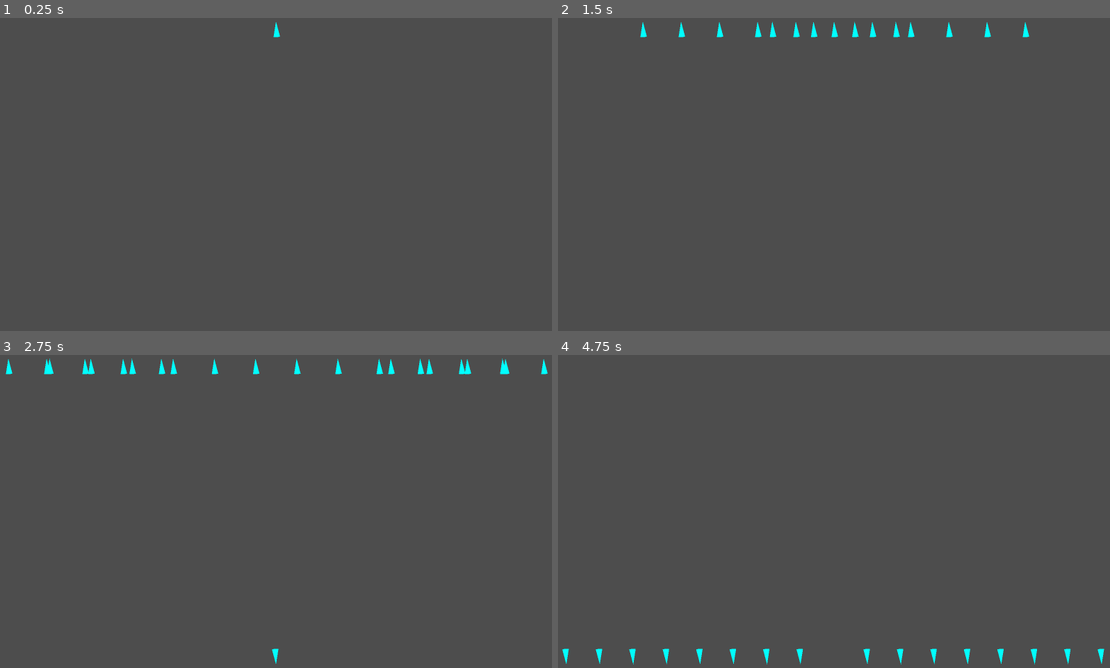
Above: before the commit, frames 1-4 (two rows, left to right).
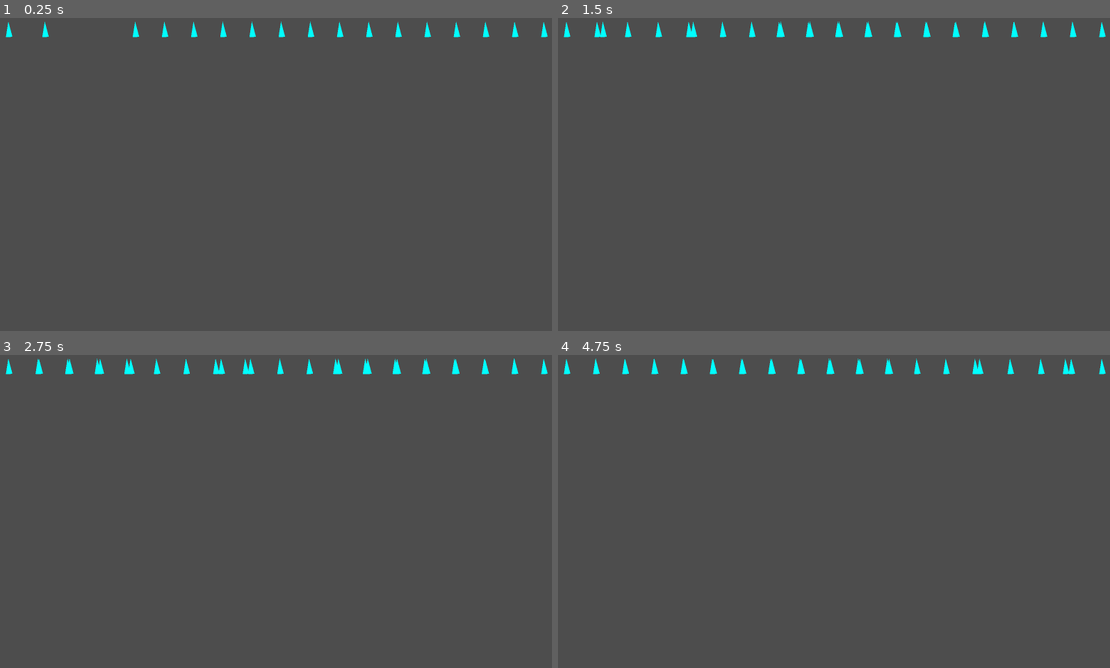
Above: after the commit, the same moments.

Repository: yancouto/psych0
Game: Godot game, scene res://runner.tscn
The game is run twice, just before and just after one commit, with the same random seed, the same clock (stepped at 60 frames per second) and the same inputs.
Inputs (mouse positions are in pixels of both pictures, inside the frame that each line leads up to):
- Up to frame 1 (0.25 s): no input
- Up to frame 2 (1.5 s): move the mouse to (955, 158) at 0.52 s; press the mouse at (955, 158) at 0.53 s; hold D (move_right) 0.53-1.28 s; move the mouse to (723, 190) at 1.27 s; release the mouse at (723, 190) at 1.28 s; hold S (move_down) from 1.28 s (still down); click (723, 190) at 1.35 s
- Up to frame 3 (2.75 s): move the mouse to (331, 442) at 2.02 s; release S (move_down) at 2.03 s; press the mouse at (331, 442) at 2.03 s; hold D (move_right) from 2.03 s (still down)
- Up to frame 4 (4.75 s): move the mouse to (806, 574) at 2.77 s; release D (move_right) at 2.78 s; release the mouse at (806, 574) at 2.78 s; hold W (move_up) 2.78-3.53 s; click (806, 574) at 2.85 s; move the mouse to (999, 558) at 3.52 s; press the mouse at (999, 558) at 3.53 s; hold A (move_left) from 3.53 s (still down); move the mouse to (668, 464) at 4.27 s; release the mouse at (668, 464) at 4.28 s; click (668, 464) at 4.35 s

The runs differ from the first frame. In frame 1, 0.6% of the frame differs, in the area x 1-100%, y 1-7%; in frame 2, 1.2%; in frame 3, 1.3%; in frame 4, 1.4%, in the area x 0-100%, y 1-99%.

Commit message:
Implement Gap horizontal placement
Should mostly replace left and right, and make things easier
closes #5

Diff:
--- a/editor/formation.gd
+++ b/editor/formation.gd
@@ -39,7 +39,9 @@
 enum HorizontalLineSide { Top, Bottom }
 
 class HorizontalLinePlacement:
+	# Distribute enemies evenly in the screen
 	class Distribute extends HorizontalLinePlacement:
+		# Margin from the leftmost and rightmost enemy to the side of the screen
 		var margin: float
 		func _init(margin: float = 0):
 			self.margin = margin
@@ -54,6 +56,7 @@
 				pos.append(Vector2(x + margin, 0))
 			return pos
 
+	# Distribute enemies evenly, and make them V-shaped
 	class V extends HorizontalLinePlacement:
 		# How much to vary y between enemies
 		var dy: float
@@ -66,6 +69,27 @@
 			var pos := Distribute.new(margin).positions(n, radius, len)
 			for i in range(n):
 				pos[i].y = floorf(absf(i - ((n - 1.) / 2.))) * dy
+			return pos
+
+	# Distribute enemies evenly, with a gap in the middle. Automatically balances enemies left and right.
+	class Gap extends HorizontalLinePlacement:
+		# Center of the gap
+		var center: float
+		# Size of the gap
+		var size: float
+		func _init(center: float, size: float):
+			self.center = center
+			self.size = size
+		func positions(n: int, radius: float, len: float) -> Array[Vector2]:
+			var n_left := roundi(n * ((center - size / 2) / (len - size)))
+			# Adjust center a little to make balls look good on both sides
+			center = (float(n_left) / n) * (len - size) + size / 2
+			var n_right := n - n_left
+			var pos_left := Distribute.new(0).positions(n_left, radius, center - size / 2)
+			var pos_right := Distribute.new(0).positions(n_right, radius, len - (center + size / 2))
+			var pos := pos_left
+			for p in pos_right:
+				pos.append(Vector2(p.x + center + size / 2, p.y))
 			return pos
 
 	# Position of enemies, assuming screen horizontal size is len
--- a/levels/level1.gd
+++ b/levels/level1.gd
@@ -24,10 +24,15 @@
 	spawn(F.HorizontalLine.new(12, F.HorizontalLineSide.Bottom, F.HorizontalLinePlacement.Distribute.new(), 400, 30))
 	wait_until_no_enemies()
 
-	reset()
+
 	spawn(F.HorizontalLine.new(15, F.HorizontalLineSide.Top, F.HorizontalLinePlacement.V.new(100), 400))
 	wait(1)
 	spawn(F.HorizontalLine.new(14, F.HorizontalLineSide.Top, F.HorizontalLinePlacement.V.new(100), 400))
 	wait(1.5)
 	spawn(F.HorizontalLine.new(17, F.HorizontalLineSide.Bottom, F.HorizontalLinePlacement.V.new(100), 400))
 	wait_until_no_enemies()
+
+	reset()
+	for i in range(5):
+		wait(1)
+		spawn(F.HorizontalLine.new(17, F.HorizontalLineSide.Top, F.HorizontalLinePlacement.Gap.new((i + 1) * (W / 6), 200)))
--- a/project.godot
+++ b/project.godot
@@ -13,6 +13,7 @@
 config/name="Psych0"
 run/main_scene="res://runner.tscn"
 config/features=PackedStringArray("4.1", "Forward Plus")
+boot_splash/show_image=false
 config/icon="res://icon.svg"
 
 [display]
